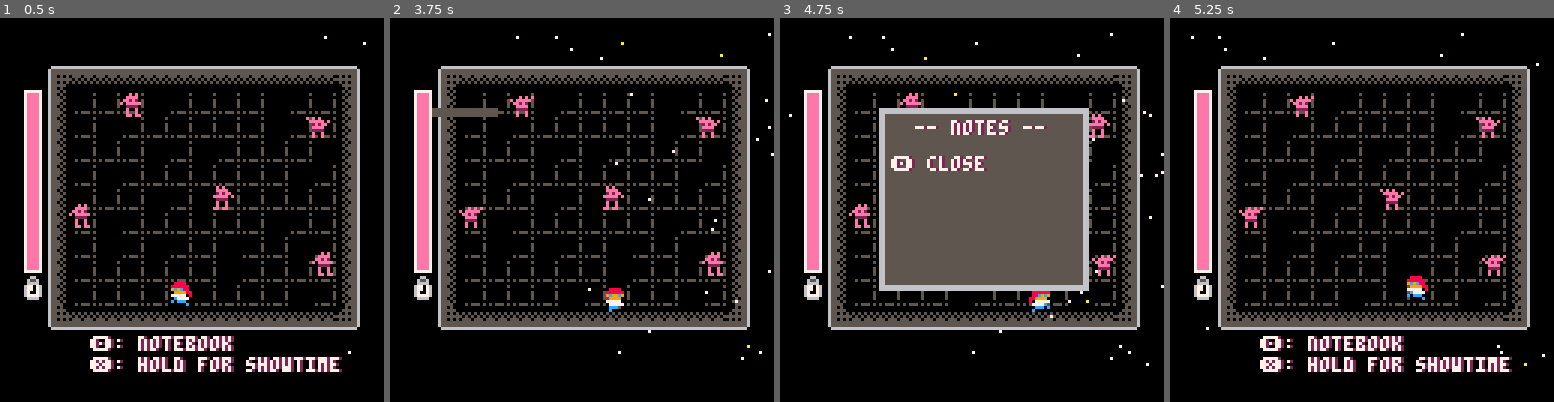
Above: before the commit, frames 1-4 (left to right).
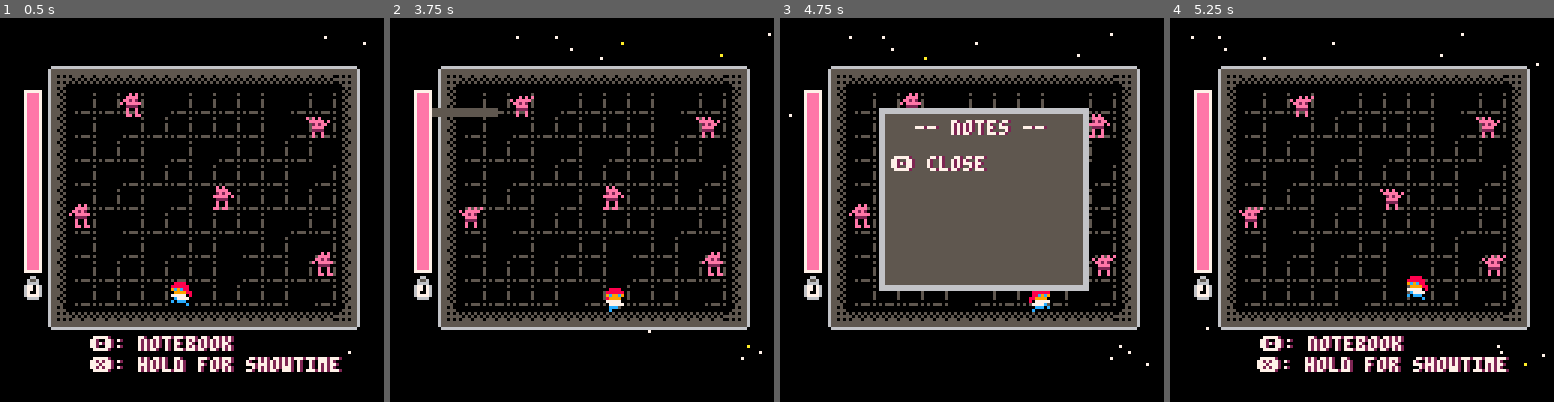
Above: after the commit, the same moments.

Repository: kitasuna/ggj2024
Game: PICO-8 cartridge main.p8
Two runs of this game, one before a commit and one after it. Both use one fixed random seed, a clock stepped at 60 frames per second and the inputs below.
Inputs:
- Up to frame 1 (0.5 s): tap X (X key) at 0.33 s
- Up to frame 2 (3.75 s): tap O (Z key) at 0.7, 1.7, 2.1, 2.5, 2.9, 3.3, 3.7 s; tap X (X key) at 1.07, 1.85, 2.97 s; hold Right 1.6-2.1 s; hold Up 2.15-2.42 s; hold Right 2.47-3.03 s; hold Left 3.08-3.58 s; hold Down from 3.63 s (still down)
- Up to frame 3 (4.75 s): release Down at 3.97 s; hold Right 4.02-4.68 s; tap X (X key) at 4.08 s; tap O (Z key) at 4.1, 4.5 s; hold Up from 4.73 s (still down)
- Up to frame 4 (5.25 s): tap O (Z key) at 4.9 s; release Up at 5.03 s; hold Left from 5.08 s (still down); tap X (X key) at 5.2 s

Frame 1 is identical in both runs. In frame 2, less than 0.1% of the frame differs, in the area x 51-100%, y 19-88%; in frame 3, 0.1%; in frame 4, 1.7%, in the area x 22-90%, y 88-93%.

Commit message:
Fix bug where “held” button presses would carry over from the title screen Fix display bug where stars displayed behind level in notebook_draw Update explanation for “basic” grammar

Diff:
--- a/_game.lua
+++ b/_game.lua
@@ -118,24 +118,23 @@
   dshad(BUTTON_O..": notebook", 30, 106, 7, 2)
 
   local x_offset, y_offset = 0, 0
-  if btn(5) then
+  local bits = btn() & player.allowed_inputs
+  if isset(bits, 5) then
     x_offset = flr(rnd(2) - 1)
     y_offset = flr(rnd(2) - 1)
   end
   local str = BUTTON_X..": hold for showtime"
   local prefix = sub(str, 1, flr(#str * (showtime_bucket / 80)))
   dshad(str, 30 + x_offset, 113 + y_offset, 7, 2)
-  if btn(5) then
+  if isset(bits,5) then
     print(prefix, 30 + x_offset, 113 + y_offset, 14)
   end
-
 
   -- player
   player:draw()
 
   -- baddies
   baddie_mngr:draw()
-
 
   palt()
 end
@@ -159,7 +158,6 @@
     -- notebook close
     fx.msgbox = nil
     -- doing this manually to avoid all the init code in change_state
-    printh("back to showtime!")
     _current_state = STATE_SHOWTIME
   end
 end
@@ -173,8 +171,11 @@
     pset(v.x, v.y, rnd() > 0.9 and 10 or 7)
   end
 
+  palt(0, false)
   map(0,0,16,16,14,12)
-
+  palt()
+
+  palt(11, true)
   -- time limit
   rect(8,84,13,24,7)
   -- 60 px high
@@ -247,7 +248,8 @@
     end
   end)
 
-  if btn(5) then
+  local bits = btn() & player.allowed_inputs
+  if isset(bits, 5) then
     showtime_bucket += 1
     if showtime_bucket >= 90 then
       change_state(STATE_SHOWTIME)
@@ -259,11 +261,11 @@
     end
   end
 
-  if btnp(4) then
+  local bitsp = btnp() & player.allowed_inputs
+  if isset(bitsp, 4) then
     -- generate string with seen hints
     local str = "  -- notes --\n"
     for v in all(_notebook) do
-
       str = str..v.."\n"
     end
     str = str.."\n"..BUTTON_O.." close"
@@ -352,7 +354,6 @@
     -- generate string with seen hints
     local str = "  -- notes --\n"
     for v in all(_notebook) do
-
       str = str..v.."\n"
     end
     str = str.."\n"..BUTTON_O.." close"
--- a/baddies.lua
+++ b/baddies.lua
@@ -40,8 +40,6 @@
           offset_y = rnd(3) - 2
         end
         local r_offset = text_offset(v.reaction)
-        -- rect(v.x - 1 - r_offset, v.y-8, v.x + 9 + r_offset, v.y, 7)
-        -- rectfill(v.x - r_offset, v.y-7, v.x + 8 + r_offset, v.y-1, 14)
         print(v.reaction, v.x + 10 + offset_x - r_offset, v.y - 6 + offset_y, 7)
       end
     end
--- a/const.lua
+++ b/const.lua
@@ -4,3 +4,6 @@
 BUTTON_U="⬆️"
 BUTTON_R="➡️"
 BUTTON_D="⬇️"
+
+INPUT_ALLOWALL = 63
+INPUT_BLOCKBTN = 15
--- a/gram.lua
+++ b/gram.lua
@@ -40,9 +40,9 @@
       printh("self.p3: "..self.parts[3][1]..","..self.parts[3][2])
     end,
     explain = function(self, x, y)
-      dshad("first: "..self.parts[1][1].." or "..self.parts[1][2], x, y, 12, 1)
-      dshad("second: "..self.parts[2][1].." or "..self.parts[2][2], x, y+10, 12, 1)
-      dshad("third: "..self.parts[3][1].." or "..self.parts[3][2], x, y+20, 12, 1)
+      dshad("1st/4th: "..self.parts[1][1].." or "..self.parts[1][2], x, y, 12, 1)
+      dshad("2nd/5th: "..self.parts[2][1].." or "..self.parts[2][2], x, y+10, 12, 1)
+      dshad("3rd/6th: "..self.parts[3][1].." or "..self.parts[3][2], x, y+20, 12, 1)
     end
   },
   {
--- a/main.p8
+++ b/main.p8
@@ -72,7 +72,7 @@
   baddie_mngr:add(104, 78, false, _dialog[5])
 
   -- player
-  player:init()
+  player:init(INPUT_BLOCKBTN)
   _guesses = {}
   _notebook = {}
 
--- a/player.lua
+++ b/player.lua
@@ -1,5 +1,5 @@
 player = {
-  init = function(self)
+  init = function(self, allowed_inputs)
     self.x = 56
     self.y = 88
     self.frame_ttl = 0.1
@@ -7,11 +7,26 @@
     self.cycle_length = 2
     self.frame_starts = {32, 32, 35, 38}
     self.direction = 0
+    self.allowed_inputs = allowed_inputs
   end,
   draw = function(self)
     spr(self.frame_starts[self.direction + 1] + self.frame_offset, self.x, self.y, 1, 1, self.direction == 0 and true or false)
   end,
   update = function(self, bits, dt)
+    -- unfreeze any frozen inputs not currently held down
+    for i=0,5 do
+      if self.allowed_inputs & (1 << i) == 0 then
+        -- input currently not allowed, so let's allow it if it's not held down
+        if not isset(bits, i) then
+          self.allowed_inputs |= (1 << i)
+        end
+      end
+    end
+
+    --filter out anything not allowed
+    local oldbits = bits
+    bits &= self.allowed_inputs
+
     if bits & (1 << 0) > 0 then
       self.x -= 0.5
       if self.x < 20 then
@@ -21,7 +36,6 @@
     end
 
     if bits & (1<<1) > 0 then
-    -- if btn(1) then
       self.x += 0.5
       if self.x > 108 then
         self.x = 108
@@ -55,3 +69,8 @@
     end
   end
 }
+
+-- Check if a given bit value is set
+function isset(bits, idx)
+  return (bits & (1 << idx)) > 0
+end
--- a/utils.lua
+++ b/utils.lua
@@ -16,7 +16,6 @@
       rectfill(x,y,mid(6,finish_x,max_x),mid(30,finish_y,max_y),6)
       rectfill(x+2,y+2,mid(8,finish_x,max_x)-2,mid(32,finish_y,max_y)-2,5)
       if self.elapsed >= ttmax then
-        -- local new_str = sub(str, 1, mid(1, msg_box_fc * 2, #str))
         dshad(str, x+4, y+4, 7, 2)
       end
     end,
Not shown, added: README.md
